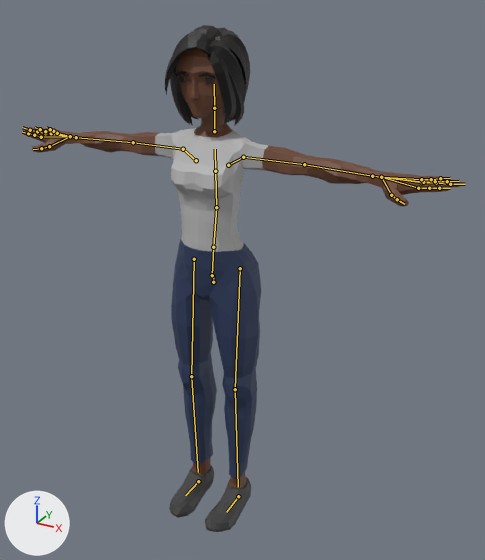
A saved change to the glTF model js/models/avatars/club-crowd-f1.glb.
One viewpoint serves both versions: a 50 mm camera at (1.164, -1.969, 1.958) aimed at (0.118, -0.069, 1.008). Every picture has the same lights, and +X, +Y and +Z are marked at lower left. The picture after the commit comes second. The bones that change, and the others that lie on the model, are drawn over the model as lines.

The first picture shows 'Casual_Body'.
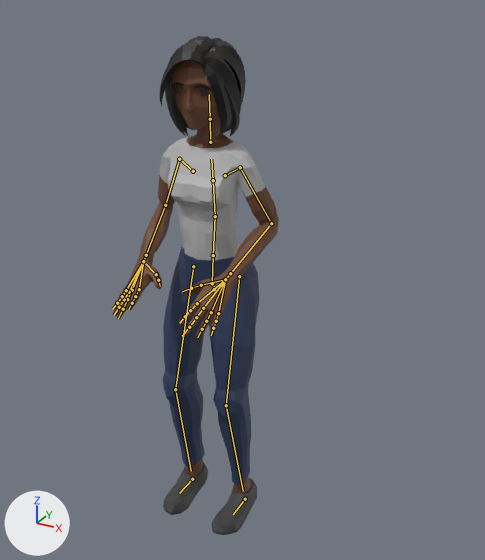
The newer file adds an action. The first version stands in its rest pose; the second is drawn at frame 6 of the action 'Groove_Bounce'.

What differs and where, as boxes [x1, y1, x2, y2] in the pictures (485 x 560 px):
'Casual_Body', posed (62% narrower): before [22, 25, 462, 532]; after [113, 36, 279, 535]
bone 'Body', root to tip: before (213, 282) to (213, 274); after (214, 289) to (213, 282)
bone 'Head', root to tip: before (214, 108) to (214, 84); after (210, 119) to (209, 94)
bone 'UpperArm.L', root to tip: before (243, 157) to (304, 164); after (240, 167) to (271, 223)
bone 'LowerArm.L', root to tip: before (304, 164) to (372, 176); after (271, 223) to (230, 273)
bone 'Wrist.L', root to tip: before (372, 176) to (381, 177); after (230, 273) to (225, 279)
bone 'UpperArm.R', root to tip: before (183, 149) to (133, 142); after (179, 159) to (165, 205)
bone 'LowerArm.R', root to tip: before (133, 142) to (76, 137); after (165, 205) to (146, 255)
bone 'Wrist.R', root to tip: before (76, 137) to (70, 136); after (146, 255) to (143, 261)
bone 'UpperLeg.L', root to tip: before (240, 268) to (235, 389); after (239, 276) to (226, 405)
bone 'LowerLeg.L', root to tip: before (235, 389) to (238, 487); after (226, 405) to (243, 491)
bone 'UpperLeg.R', root to tip: before (194, 259) to (191, 376); after (193, 266) to (175, 389)
bone 'LowerLeg.R', root to tip: before (191, 376) to (198, 472); after (175, 389) to (191, 471)
bone 'Foot.L', root to tip: before (238, 496) to (226, 512); after (245, 499) to (233, 514)
bone 'Foot.R', root to tip: before (198, 481) to (185, 495); after (192, 479) to (179, 493)

The change in detail:
Bone 'Body' (bone_body) moves from (0.0, 0.0, 0.0) to (0.0, -0.03, 0.0).
Bone 'Body' (bone_body) turns from (0, 0, 0) to (3, 0, 0) degrees about its own x, y and z.
Bone 'Head' (bone_head) turns from (0, 0, 0) to (-1, 0, 0) degrees about its own x, y and z.
Bone 'UpperArm.L' (bone_upperarm_l) turns from (0, 0, 0) to (-62, 4, 11) degrees about its own x, y and z.
Bone 'LowerArm.L' (bone_lowerarm_l) turns from (0, 0, 0) to (-39, 33, -92) degrees about its own x, y and z.
Bone 'Wrist.L' (bone_wrist_l) turns from (0, 0, 0) to (-1, -2, -6) degrees about its own x, y and z.
Bone 'UpperArm.R' (bone_upperarm_r) turns from (0, 0, 0) to (-62, -4, -11) degrees about its own x, y and z.
Bone 'LowerArm.R' (bone_lowerarm_r) turns from (0, 0, 0) to (-39, -33, 92) degrees about its own x, y and z.
Bone 'Wrist.R' (bone_wrist_r) turns from (0, 0, 0) to (-1, 2, 6) degrees about its own x, y and z.
Bone 'UpperLeg.L' (bone_upperleg_l) turns from (0, 0, 0) to (-14, 0, -2) degrees about its own x, y and z.
Bone 'LowerLeg.L' (bone_lowerleg_l) turns from (0, 0, 0) to (21, 1, 0) degrees about its own x, y and z.
Bone 'UpperLeg.R' (bone_upperleg_r) turns from (0, 0, 0) to (-14, 0, 2) degrees about its own x, y and z.
Bone 'LowerLeg.R' (bone_lowerleg_r) turns from (0, 0, 0) to (21, -1, 0) degrees about its own x, y and z.
Bone 'Foot.L' (bone_foot_l) moves from (0.0, 0.0, 0.0) to (0.03, 0.0, 0.0).
Bone 'Foot.R' (bone_foot_r) moves from (0.0, 0.0, 0.0) to (-0.03, 0.0, 0.0).
